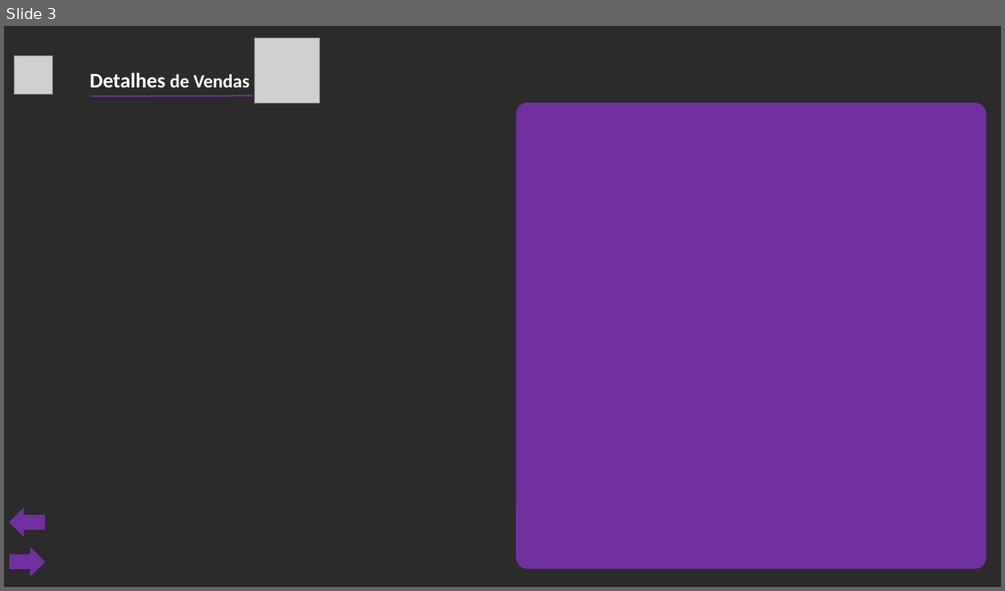
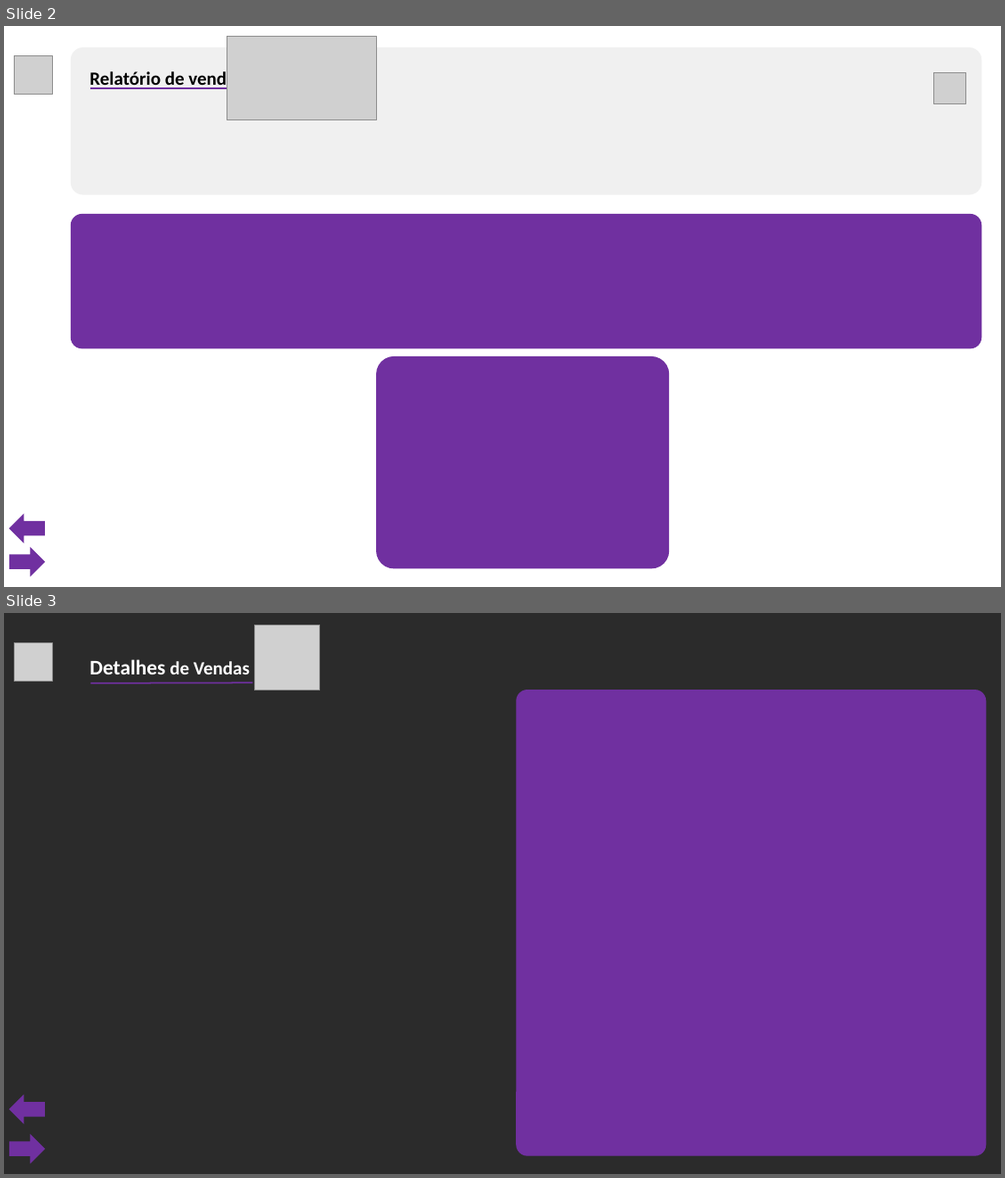
Before and after one commit to FredericoSander/Projetos_em_Power_BI, a slide deck: Criando um Relatório Vendas e Lucros com Data Analitcs/Paineis/Criando um elatóio Vendas e lucros com Data Analitics.pptx. Shown one above the other, each under a label of ours: slide 3 before the commit, slides 2 and 3 after it. The pictures are 1005x591 and 1005x1178 pixels, drawn with LibreOffice and Linux fonts; fonts in the diff are those of the drawing; grey boxes stand for pictures; background and template pictures are left out; a plain dark background stands for a picture behind light text. Boxes give left, top, right and bottom in pixels: in the first picture for what was removed or moved away, otherwise in the second. Text is boxed around its words. In the diff, an @@ line names an element or a change of style, - is before the commit and + after.

```diff
--- a/Criando um Relatório Vendas e Lucros com Data Analitcs/Paineis/Criando um elatóio Vendas e lucros com Data Analitics.pptx
+++ b/Criando um Relatório Vendas e Lucros com Data Analitcs/Paineis/Criando um elatóio Vendas e lucros com Data Analitics.pptx
@@ slide 2 added at (4,26,1001,587), background picture (left out) @@
@@ rounded rectangle added at (72,47,981,194), fill #F0F0F0, outline #F0F0F0 1 pt @@
@@ picture added at (226,37,376,120) @@
@@ picture added at (14,56,52,94) @@
@@ text added at (89,70,243,91), 18 pt, text #000000, bold @@
+Relatório de vendas
@@ picture added at (934,72,966,103) @@
@@ line added from (90, 88) to (245, 88), #7030A0 1.5 pt @@
@@ rounded rectangle added at (72,215,981,348), fill #7030A0, outline #7030A0 1 pt @@
@@ rounded rectangle added at (376,356,668,567), fill #7030A0, outline #7030A0 1 pt @@
@@ right arrow added at (10,515,44,542), fill #7030A0, outline #7030A0 1 pt @@
@@ right arrow added at (10,548,44,576), fill #7030A0, outline #7030A0 1 pt @@
```
Also in this commit, not shown: 1 slide removed, 7 other files.
